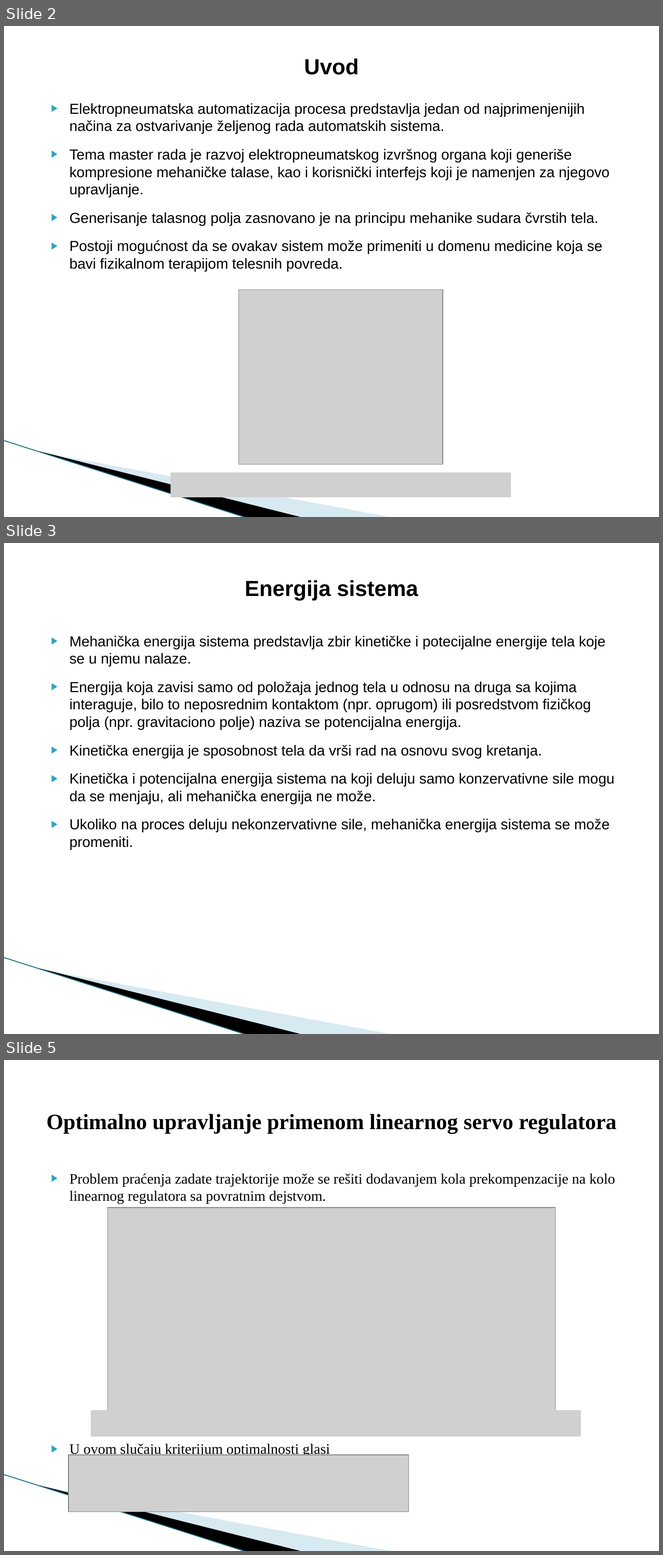
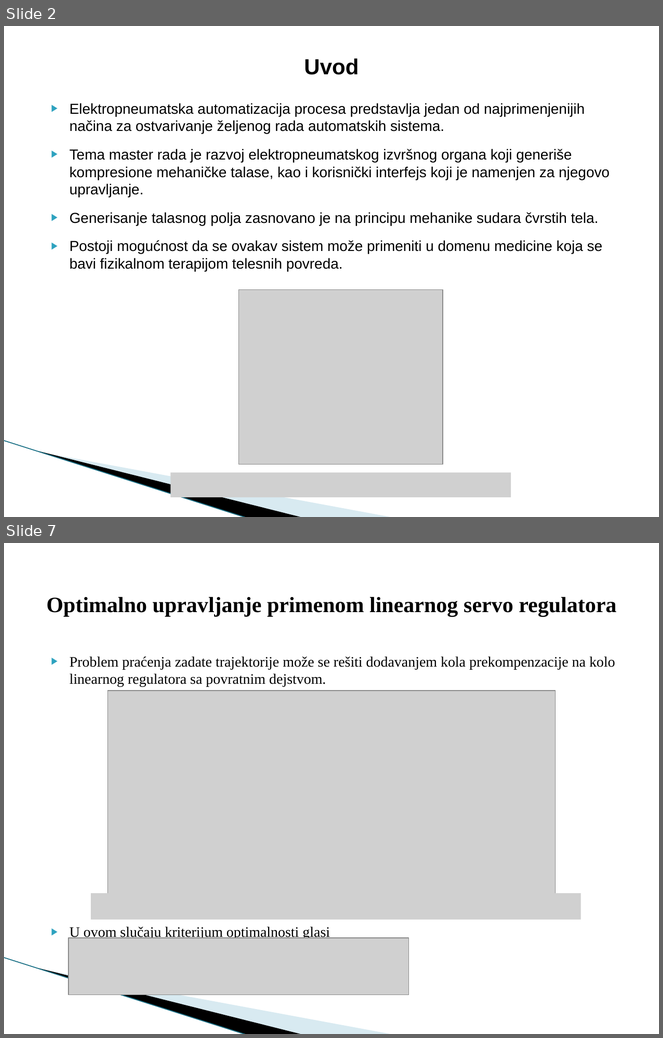
Before and after one commit to nikolaristic1995/Choice_Maker, a slide deck: Master rad/prezentacija/Master rad.pptx. Shown one above the other, each under a label of ours: slides 2, 3 and 5 before the commit, slides 2 and 7 after it; the slides between them are not shown. The pictures are 663x1555 and 663x1038 pixels, drawn with LibreOffice and Linux fonts; fonts in the diff are those of the drawing; grey boxes stand for pictures; background and template pictures are left out. Boxes give left, top, right and bottom in pixels: in the first picture for what was removed or moved away, otherwise in the second. Text is boxed around its words. In the diff, an @@ line names an element or a change of style, - is before the commit and + after.

```diff
--- a/Master rad/prezentacija/Master rad.pptx
+++ b/Master rad/prezentacija/Master rad.pptx
@@ slide 3 removed at (4, 543, 659, 1034), background #FFFFFF; not listed: 3 template elements that a slide beside it also shows @@
@@ title removed at (245, 580, 418, 600) @@
-Energija sistema
@@ text removed at (70, 636, 614, 850) @@
-▶ Mehanička energija sistema predstavlja zbir kinetičke i potecijalne energije tela koje se u njemu nalaze.
-▶ Energija koja zavisi samo od položaja jednog tela u odnosu na druga sa kojima interaguje, bilo to neposrednim kontaktom (npr. oprugom) ili posredstvom fizičkog polja (npr. gravitaciono polje) naziva se potencijalna energija.
-▶ Kinetička energija je sposobnost tela da vrši rad na osnovu svog kretanja.
-▶ Kinetička i potencijalna energija sistema na koji deluju samo konzervativne sile mogu da se menjaju, ali mehanička energija ne može.
-▶ Ukoliko na proces deluju nekonzervativne sile, mehanička energija sistema se može promeniti.
@@ what was slide 5 is now slide 7 @@
```
Also in this commit, not shown: 4 slides added, 1 other slide removed, 8 other files.
